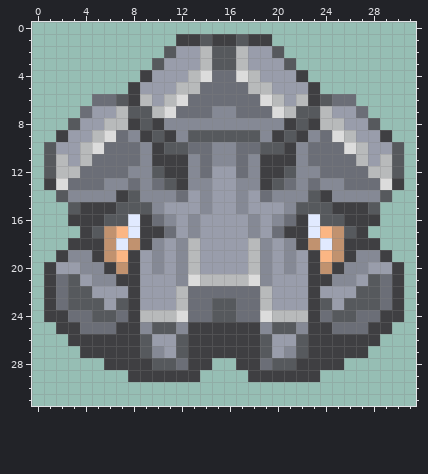
One commit to this pixel-art sprite: sprites-override/units/fortress.png. The picture above is the old version.
The file is 64x64 pixels, drawn in blocks of 2x2; one block is one cell here. Colours within 5 levels of each other are drawn and written as one.
Once edited:
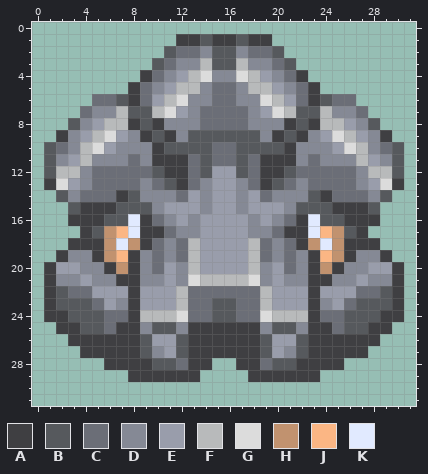
Palette (. is transparent): A #3f3f42  B #56595d  C #6b6e77  D #858995  E #999dab  F #b8babb  G #dcdcdc  H #c1926f  J #fbb684  K #e1eaff
What changed:
Colour C gives way to colour B in row 10 at x 13 to 14 and 17 to 18; in rows 11 to 12 at x 14 and 17; in rows 22 to 23 at x 2 and 29; in row 24 at x 3 to 4 and 27 to 28; in row 25 at x 4 to 5 and 26 to 27.
Colour B gives way to colour C in row 22 at x 3 to 4 and 27 to 28; in row 23 at x 5 and 26; in row 24 at x 6 and 25.
Colour D gives way to colour C in row 7 at x 15 to 16; in row 8 at x 14 to 17; in row 10 at x 15 to 16; in row 11 at x 13, 15 to 16 and 18; in row 12 at x 8 to 9, 13, 18 and 22 to 23; in row 13 at x 6 to 7, 13, 18 and 24 to 25.
Colour D gives way to colour C in row 14 at x 4 to 6 and 25 to 27; in rows 18 to 19 at x 10, 12, 19 and 21; in row 20 at x 10 and 21.
Colour E gives way to colour C in row 2 at x 12 to 13 and 18 to 19; in row 3 at x 11 and 20; in row 4 at x 10 and 21; in row 5 at x 9 and 22; in row 10 at x 2 and 29.
Colour F gives way to colour C in row 6 at x 9 and 22.
Colour B gives way to colour D in row 21 at x 3 and 28; in row 23 at x 7 and 24.
Colour C gives way to colour D in row 4 at x 15 to 16; in row 5 at x 14 and 17; in row 6 at x 13 to 14 and 17 to 18; in row 7 at x 13 and 18; in row 10 at x 7 to 8 and 23 to 24; in row 11 at x 5 to 7 and 24 to 26.
Colour C gives way to colour D in rows 12 to 13 at x 4 and 27; in row 21 at x 2 and 29.
Colour E gives way to colour D in row 3 at x 12 to 13 and 18 to 19; in row 4 at x 11 and 20; in row 5 at x 10 and 21; in row 7 at x 5 to 6 and 25 to 26; in row 8 at x 4 and 27; in rows 9 to 10 at x 3 and 28.
Colour E gives way to colour D in row 17 at x 12 and 19; in row 18 at x 11 and 20; in row 19 at x 9, 11, 20 and 22; in row 20 at x 9 and 22; in row 21 at x 9 to 10 and 21 to 22.
Colour F gives way to colour D in row 2 at x 14 and 17; in row 11 at x 2 and 29.
Colour C gives way to colour E in row 7 at x 12 and 19; in row 9 at x 7 and 24; in row 10 at x 6 and 25; in row 13 at x 3 and 28.
